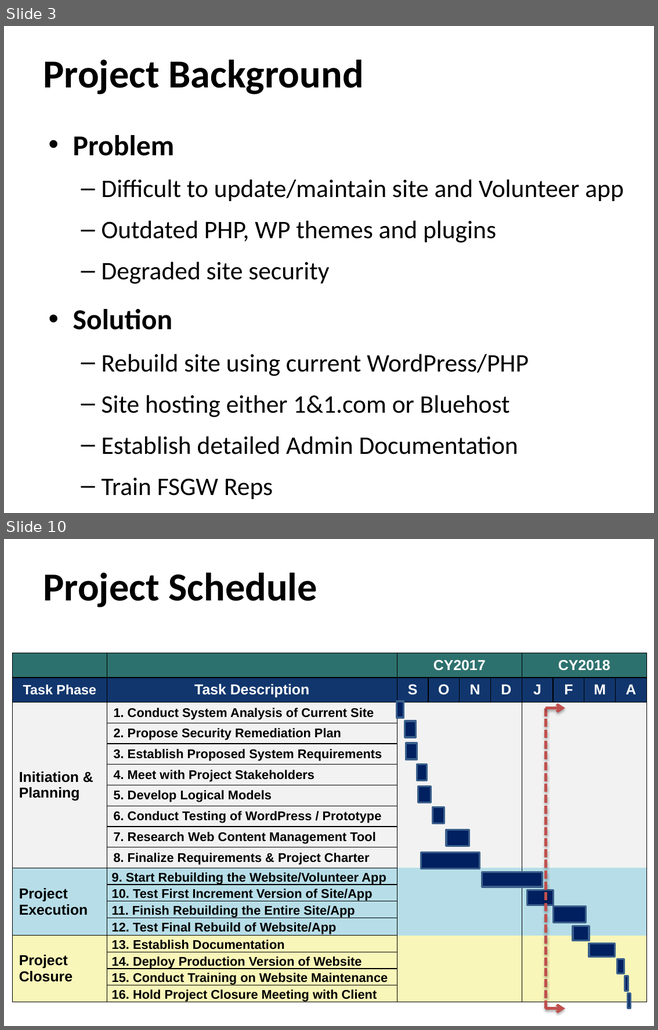
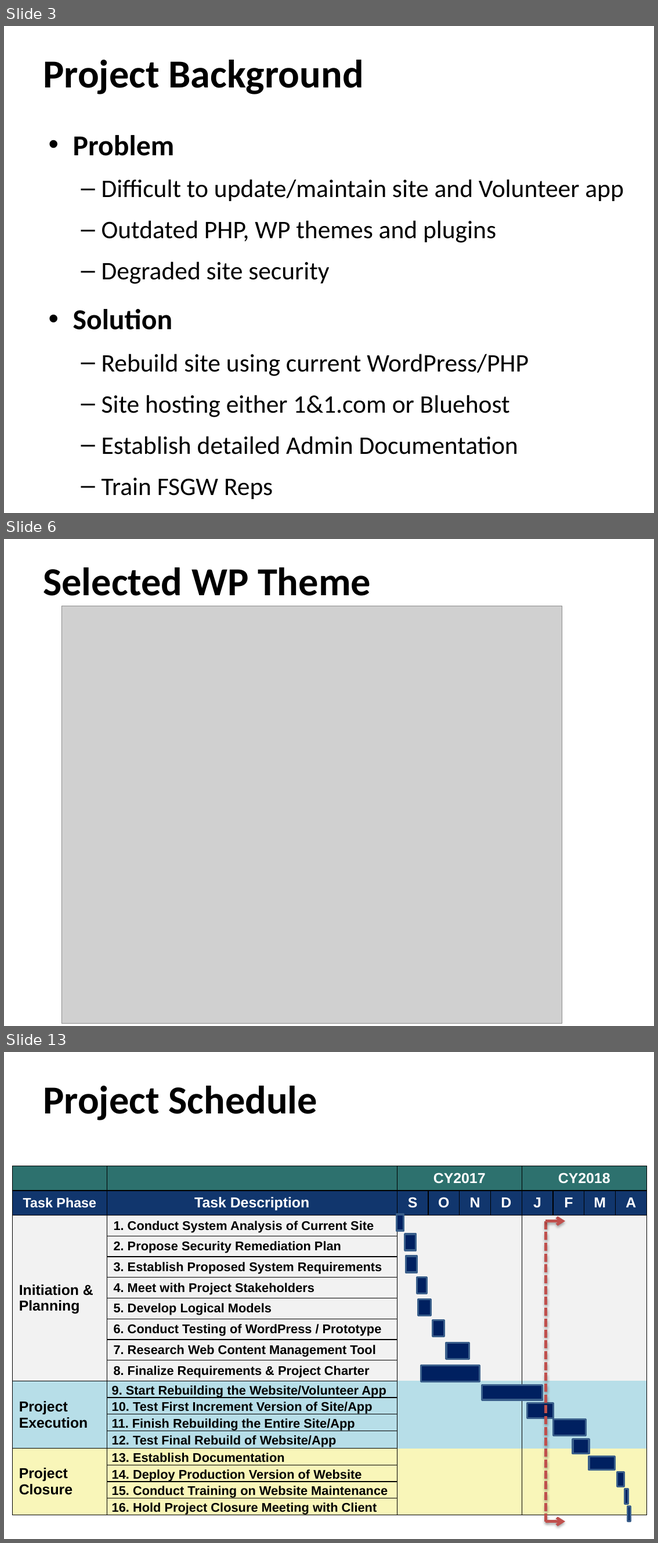
Before and after one commit to ehsantos11/MIST7590-Smithgall-Project, a slide deck: SGW Project Update 24Jan18.pptx. Shown one above the other, each under a label of ours: slides 3 and 10 before the commit, slides 3, 6 and 13 after it; the slides between them are not shown. The pictures are 658x1030 and 658x1543 pixels, drawn with LibreOffice and Linux fonts; fonts in the diff are those of the drawing; grey boxes stand for pictures; background and template pictures are left out. Boxes give left, top, right and bottom in pixels: in the first picture for what was removed or moved away, otherwise in the second. Text is boxed around its words. In the diff, an @@ line names an element or a change of style, - is before the commit and + after.

```diff
--- a/SGW Project Update 24Jan18.pptx
+++ b/SGW Project Update 24Jan18.pptx
@@ slide 6 added at bbox=[4, 539, 654, 1026], background picture (left out) @@
@@ title added at bbox=[43, 567, 371, 596], 44 pt, text #000000, bold @@
+Selected WP Theme
@@ picture added at bbox=[62, 606, 562, 1024] @@
@@ what was slide 10 is now slide 13 @@
```
Also in this commit, not shown: 7 slides changed, 3 other slides added, 1 slide removed.
